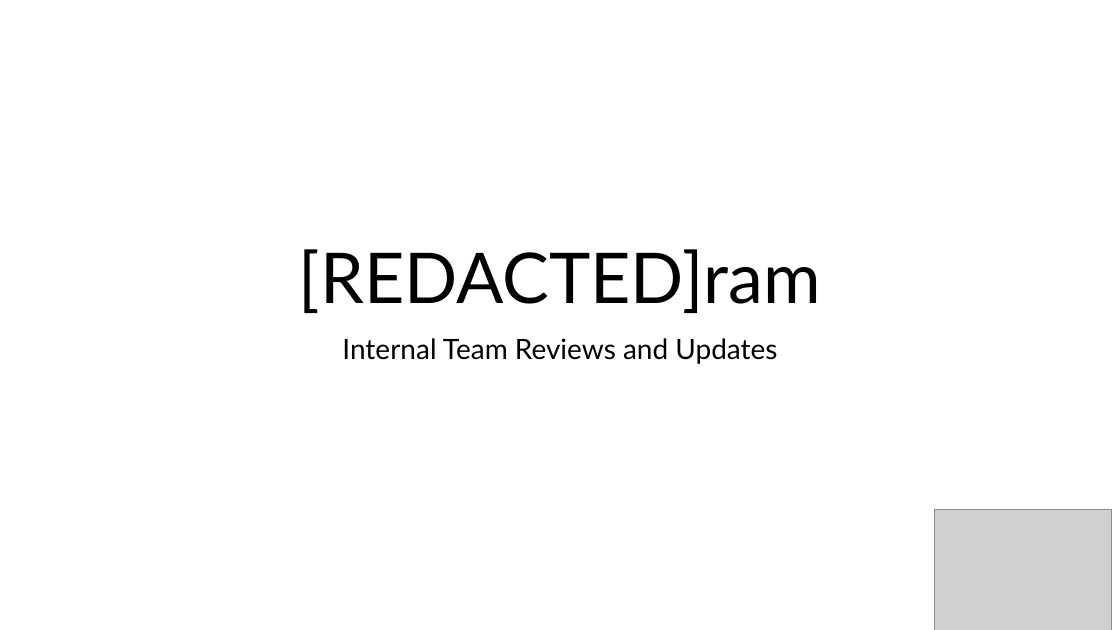
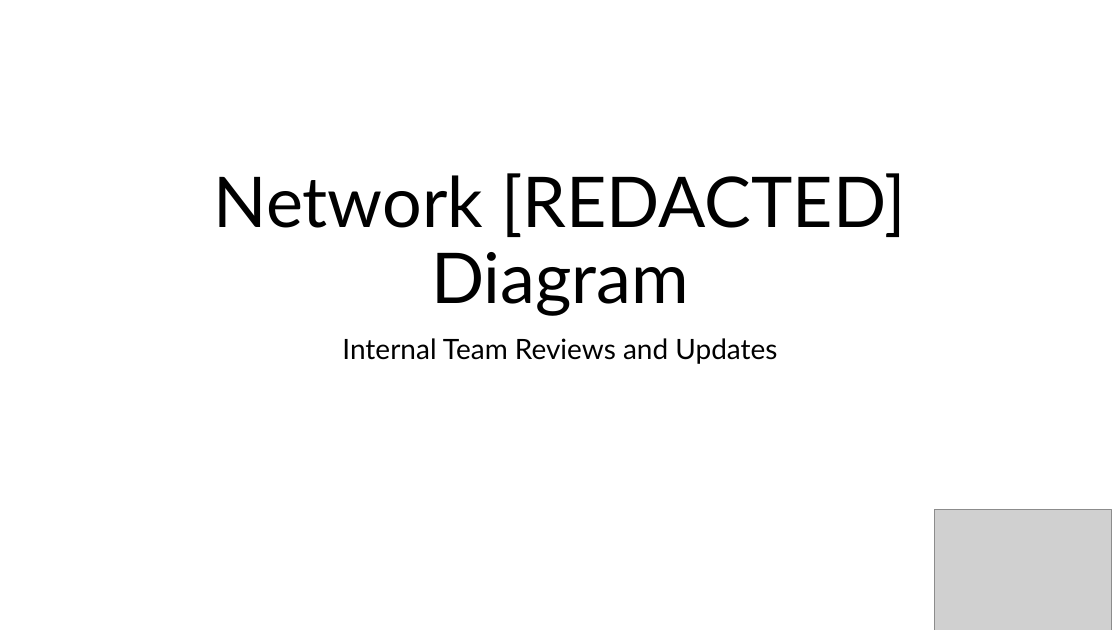
Before and after one commit to HemanthvarmaCODE/Automating-File-Cleansing-and-Analysis, a slide deck: slide 1 of backend/cleansed_files/cleansed_File_014.pptx. Drawn at 1120x630 pixels with LibreOffice and Linux fonts; fonts in the diff are those of the drawing; grey boxes stand for pictures. Boxes give left, top, right and bottom in pixels: in the first picture for what was removed or moved away, otherwise in the second. Text is boxed around its words. In the diff, an @@ line names an element or a change of style, - is before the commit and + after.

```diff
--- a/backend/cleansed_files/cleansed_File_014.pptx
+++ b/backend/cleansed_files/cleansed_File_014.pptx
@@ title at (x1=214, y1=173, x2=906, y2=316): text changed @@
-[REDACTED]ram
+Network [REDACTED] Diagram
```
Also in this commit, not shown: 20 other files.
